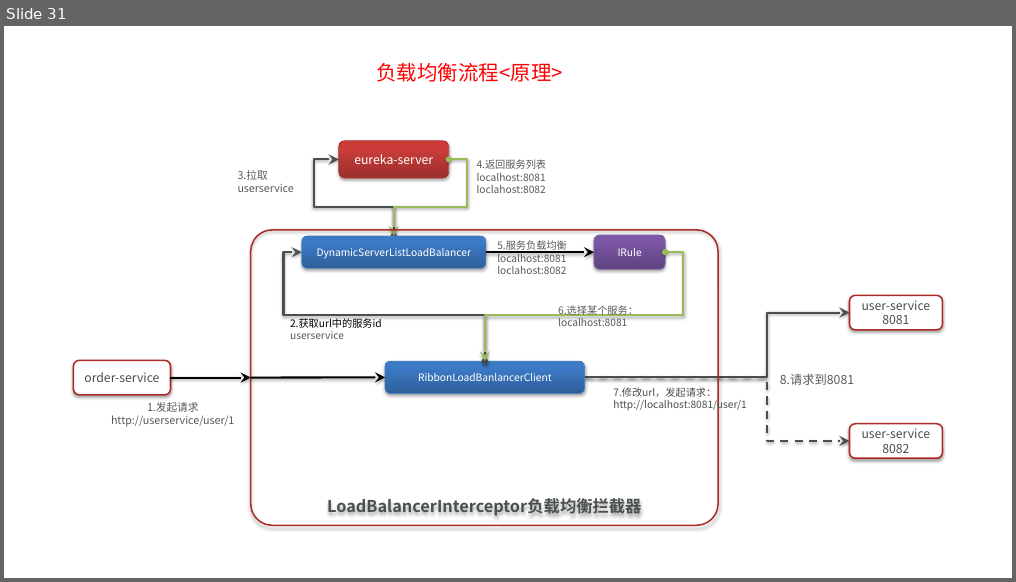
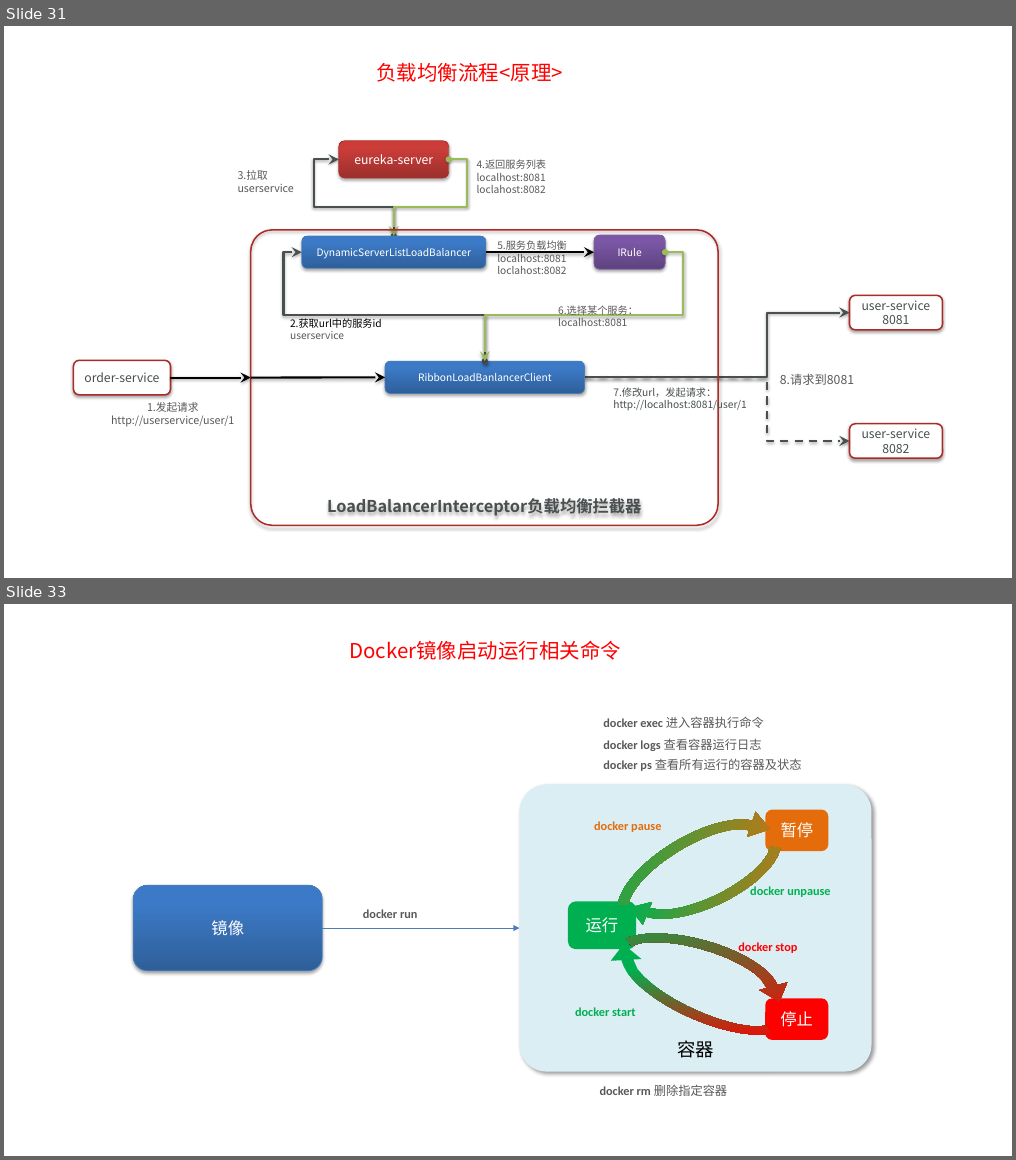
Before and after one commit to Qlj-1966910355/Learning-Materials, a slide deck: learn-file/新建 Microsoft Office PowerPoint 演示文稿.pptx. Shown one above the other, each under a label of ours: slide 31 before the commit, slides 31 and 33 after it; the slides between them are not shown. The pictures are 1016x582 and 1016x1160 pixels, drawn with LibreOffice and Linux fonts; fonts in the diff are those of the drawing. Boxes give left, top, right and bottom in pixels: in the first picture for what was removed or moved away, otherwise in the second. Text is boxed around its words. In the diff, an @@ line names an element or a change of style, - is before the commit and + after.

```diff
--- a/learn-file/新建 Microsoft Office PowerPoint 演示文稿.pptx
+++ b/learn-file/新建 Microsoft Office PowerPoint 演示文稿.pptx
@@ slide 33 added at box(4, 604, 1012, 1156), background #FFFFFF @@
@@ text added at box(349, 640, 621, 660), 20 pt, text #FF0000 @@
+Docker镜像启动运行相关命令
@@ text added at box(603, 716, 764, 728), 12 pt, text #595959, bold @@
+docker exec 进入容器执行命令
@@ text added at box(603, 738, 762, 751), 12 pt, text #595959, bold @@
+docker logs 查看容器运行日志
@@ text added at box(603, 758, 802, 771), 12 pt, text #595959 @@
+docker ps 查看所有运行的容器及状态
@@ freeform shape added at box(618, 779, 774, 944), fill gradient #E46C0A to #00B050 @@
@@ rounded rectangle added at box(520, 784, 871, 1071), fill #DBEEF4, 18 pt, text #000000 @@
+容器
@@ freeform shape added at box(625, 803, 781, 962), fill gradient #00B050 to #E46C0A @@
@@ rounded rectangle added at box(766, 809, 829, 851), fill #E46C0A, 16 pt, text #FFFFFF @@
+暂停
@@ text added at box(594, 821, 661, 832), 12 pt, text #E46C0A, bold @@
+docker pause
@@ rounded rectangle added at box(133, 885, 323, 970), fill gradient #2F5F99 to #3D7CC7 to #3A7CCB, outline #4B7EBC 0.75 pt, 16 pt, text #FFFFFF @@
+镜像
@@ rounded rectangle added at box(568, 901, 636, 949), fill #00B050, 16 pt, text #FFFFFF @@
+运行
@@ freeform shape added at box(625, 900, 791, 1037), fill gradient #FF0000 to #00B050 @@
@@ text added at box(750, 885, 830, 897), 12 pt, text #00B050, bold @@
+docker unpause
@@ arrow added from (323, 928) to (520, 928), #4B7EBC 0.75 pt @@
@@ text added at box(363, 909, 417, 918), 12 pt, text #595959, bold @@
+docker run
@@ freeform shape added at box(610, 936, 771, 1042), fill gradient #00B050 to #FF0000 @@
@@ text added at box(738, 942, 797, 954), 12 pt, text #FF0000, bold @@
+docker stop
@@ text added at box(575, 1007, 636, 1016), 12 pt, text #00B050, bold @@
+docker start
@@ rounded rectangle added at box(766, 998, 829, 1040), fill #FF0000, 16 pt, text #FFFFFF @@
+停止
@@ text added at box(600, 1085, 727, 1096), 12 pt, text #595959, bold @@
+docker rm 删除指定容器
```
Also in this commit, not shown: 1 other slide added, 2 other files.
